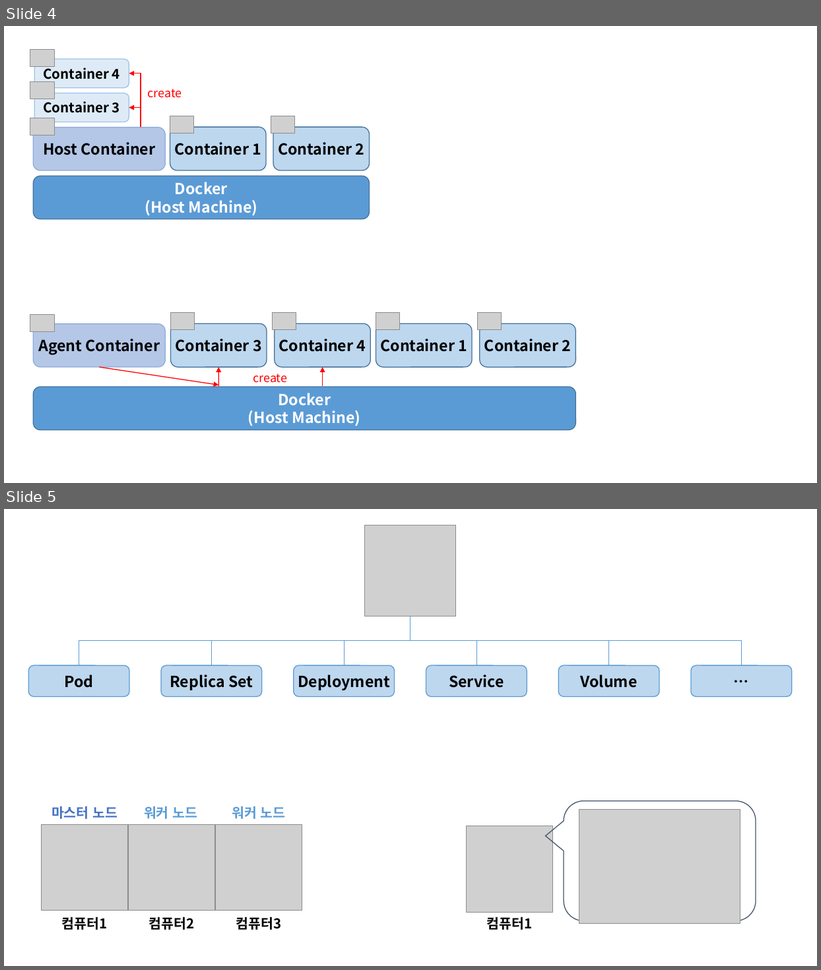
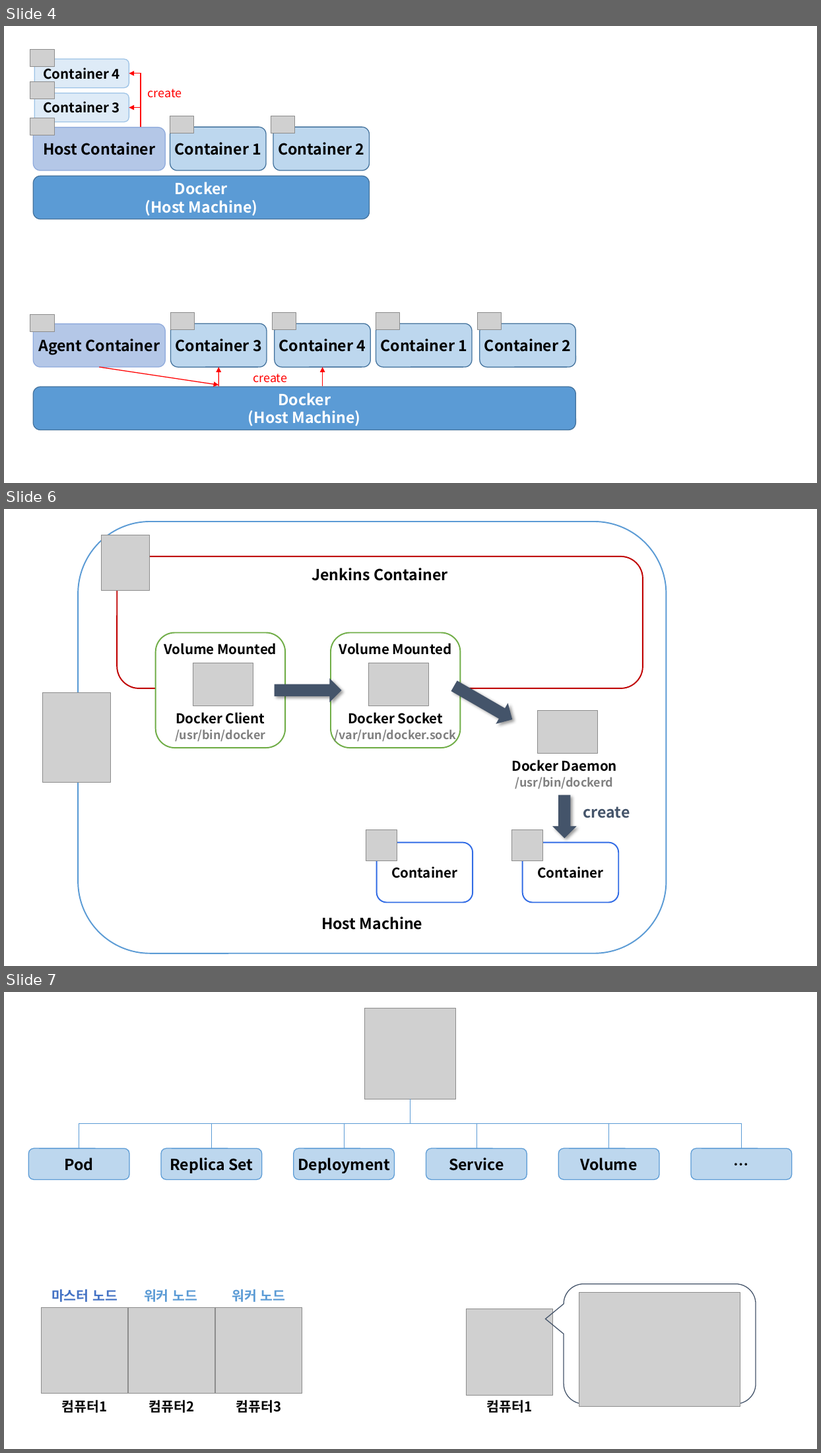
Before and after one commit to siwon-park/Infra-Study, a slide deck: markdown_image.pptx. Shown one above the other, each under a label of ours: slides 4 and 5 before the commit, slides 4, 6 and 7 after it; the slides between them are not shown. The pictures are 821x970 and 821x1453 pixels, drawn with LibreOffice and Linux fonts; fonts in the diff are those of the drawing; grey boxes stand for pictures. Boxes give left, top, right and bottom in pixels: in the first picture for what was removed or moved away, otherwise in the second. Text is boxed around its words. In the diff, an @@ line names an element or a change of style, - is before the commit and + after.

```diff
--- a/markdown_image.pptx
+++ b/markdown_image.pptx
@@ slide 6 added at <box>4,509,817,966</box>, background #FFFFFF @@
@@ rounded rectangle added at <box>78,522,667,955</box>, outline #5B9BD5 1.5 pt, 18 pt, text #000000, bold @@
+Host Machine
@@ picture added at <box>102,535,150,591</box> @@
@@ rounded rectangle added at <box>117,557,643,689</box>, outline #C00000 1.5 pt, 18 pt, text #000000, bold @@
+Jenkins Container
@@ rounded rectangle added at <box>156,633,286,748</box>, fill #FFFFFF, outline #70AD47 1.5 pt, 16 pt, text #000000, bold @@
+Volume Mounted
@@ rounded rectangle added at <box>331,633,461,748</box>, fill #FFFFFF, outline #70AD47 1.5 pt, 16 pt, text #000000, bold @@
+Volume Mounted
@@ picture added at <box>193,663,253,706</box> @@
@@ picture added at <box>369,663,428,706</box> @@
@@ right arrow added at <box>274,679,341,702</box>, fill #44546A @@
@@ right arrow added at <box>448,675,518,729</box>, fill #44546A @@
@@ picture added at <box>43,693,111,782</box> @@
@@ text added at <box>175,712,265,741</box>, 14 pt, text #808080, bold @@
+Docker Client
+/usr/bin/docker
@@ text added at <box>335,712,457,743</box>, 14 pt, text #808080, bold @@
+Docker Socket
+/var/run/docker.sock
@@ picture added at <box>538,710,597,754</box> @@
@@ text added at <box>512,760,617,789</box>, 14 pt, text #808080, bold @@
+Docker Daemon
+/usr/bin/dockerd
@@ right arrow added at <box>553,795,577,838</box>, fill #44546A @@
@@ text added at <box>583,807,630,819</box>, 18 pt, text #44546A, bold @@
+create
@@ picture added at <box>366,830,397,861</box> @@
@@ rounded rectangle added at <box>377,843,473,902</box>, outline #326CE5 1.5 pt, 16 pt, text #000000, bold @@
+Container
@@ picture added at <box>512,830,543,861</box> @@
@@ rounded rectangle added at <box>523,843,618,902</box>, outline #326CE5 1.5 pt, 16 pt, text #000000, bold @@
+Container
@@ what was slide 5 is now slide 7 @@
```
Also in this commit, not shown: 1 other slide added, 1 other file.
